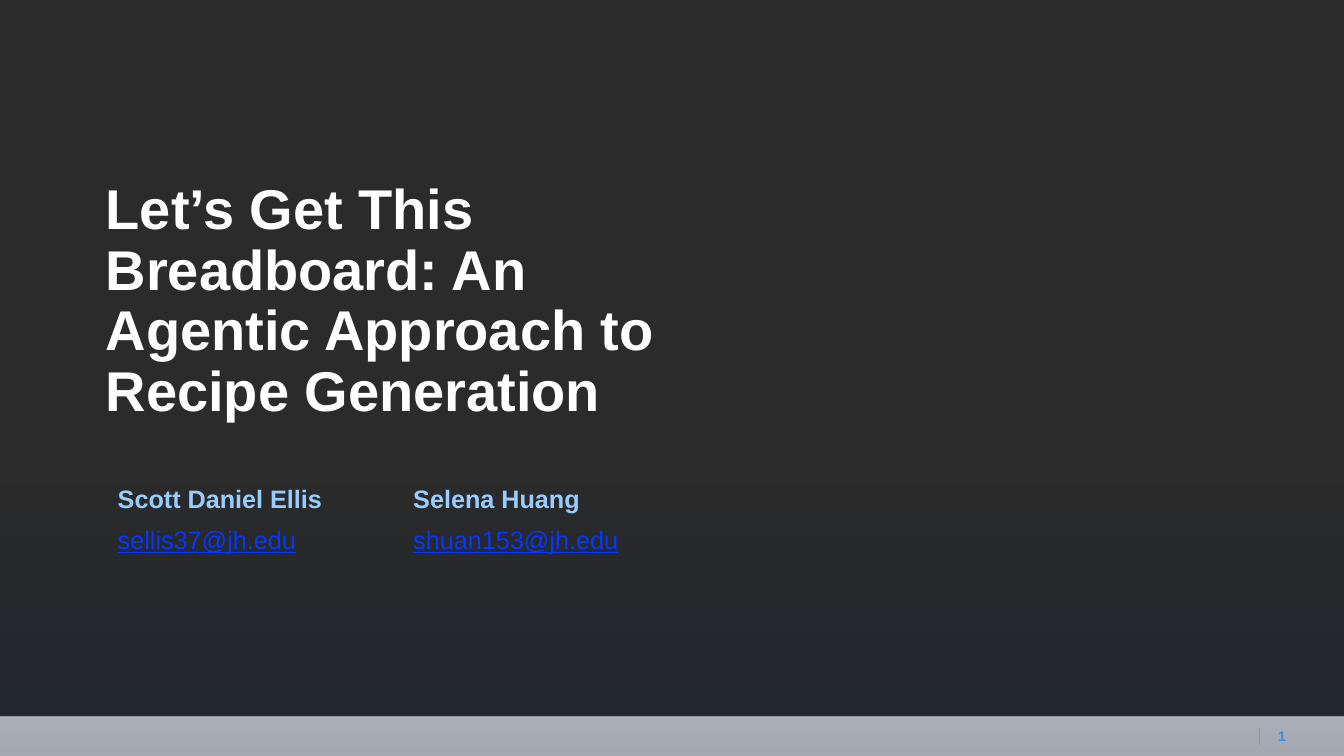
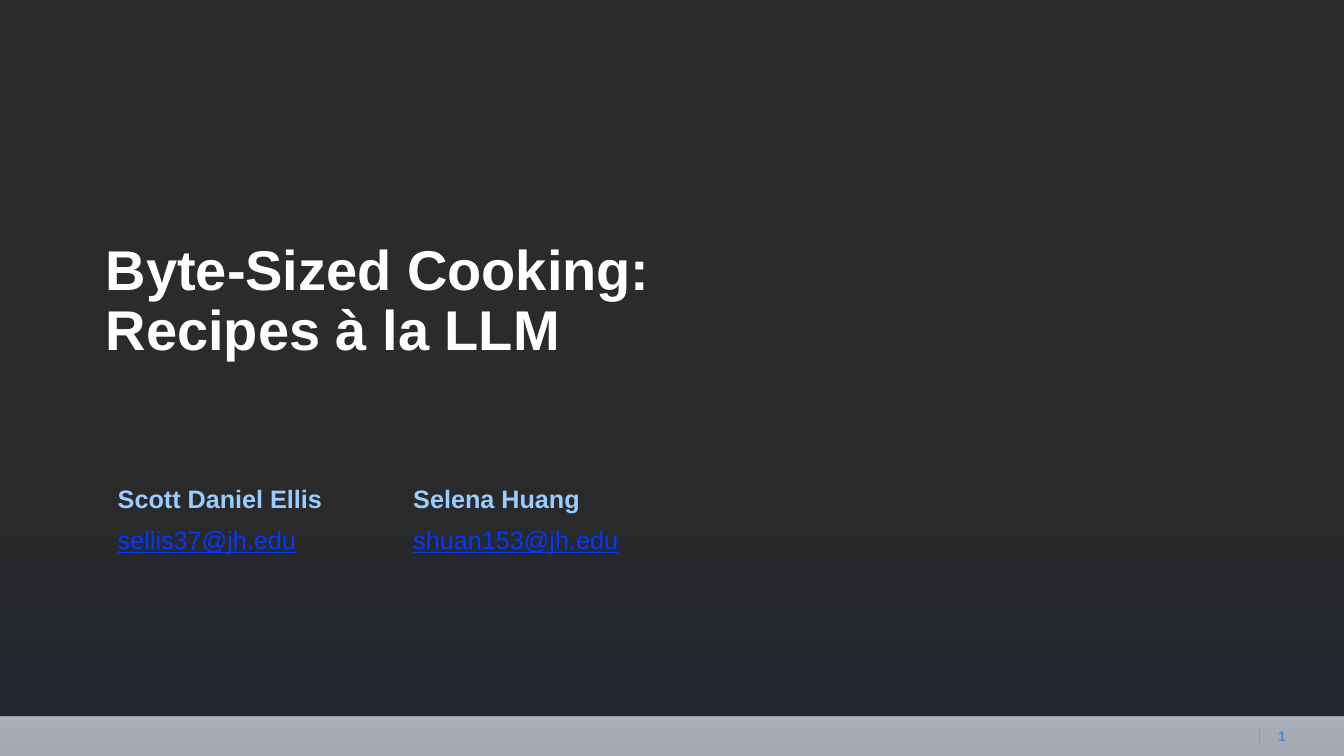
Before and after one commit to selenahuang017/llm-recipe-generation, a slide deck: slide 1 of Final_Presentation.pptx. Drawn at 1344x756 pixels with LibreOffice and Linux fonts; fonts in the diff are those of the drawing; background and template pictures are left out; a plain dark background stands for a picture behind light text. Boxes give left, top, right and bottom in pixels: in the first picture for what was removed or moved away, otherwise in the second. Text is boxed around its words. In the diff, an @@ line names an element or a change of style, - is before the commit and + after.

```diff
--- a/Final_Presentation.pptx
+++ b/Final_Presentation.pptx
@@ title at <box>106,249,649,360</box>: text changed @@
-Let’s Get This Breadboard: An Agentic Approach to Recipe Generation
+Byte-Sized Cooking: Recipes à la LLM
```
